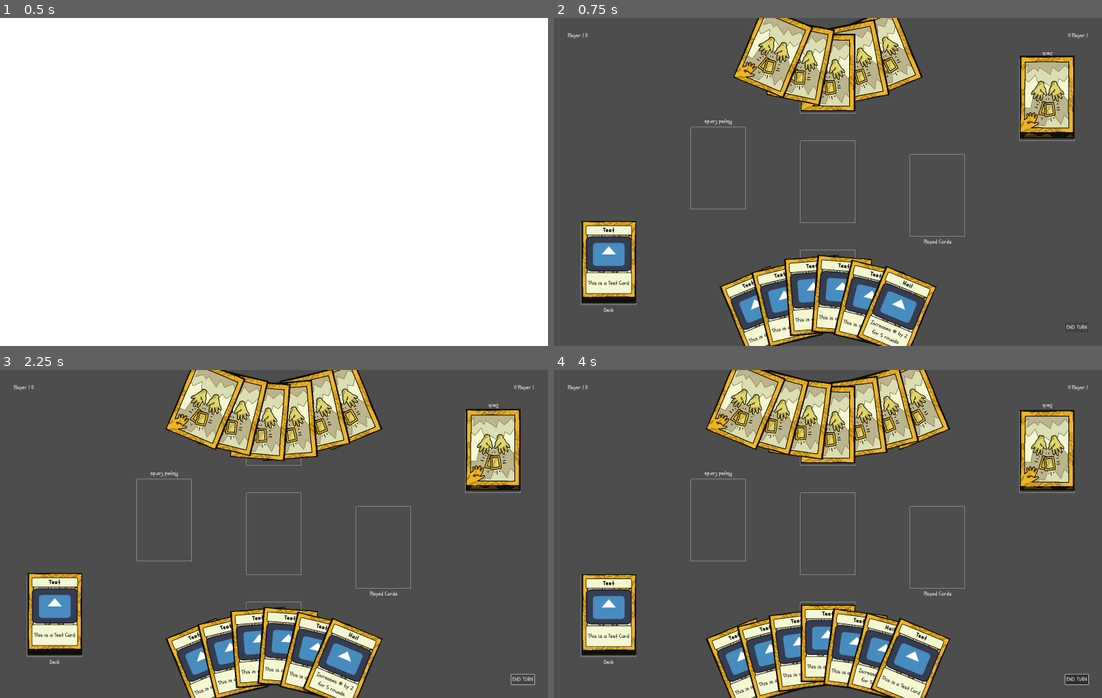
Above: before the commit, frames 1-4 (two rows, left to right).
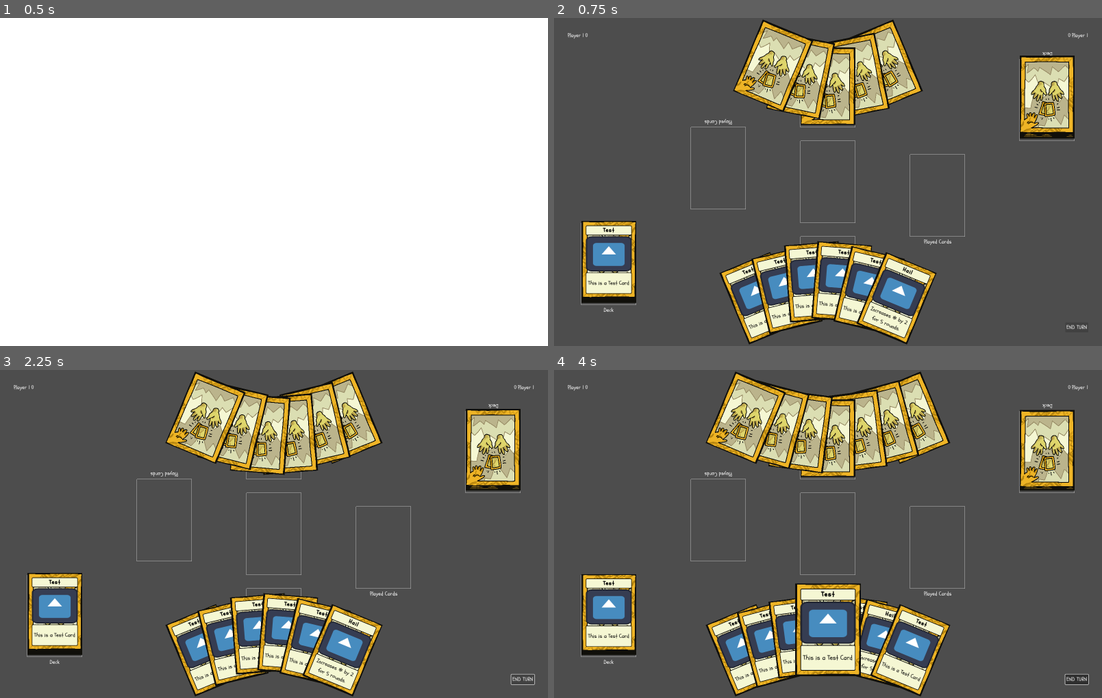
Above: after the commit, the same moments.

Repository: team-fow/hackathon
Game: Godot game, scene res://scenes/game/game.tscn
The game is run twice, just before and just after one commit, with the same random seed, the same clock (stepped at 60 frames per second) and the same inputs. The engine's default icon, where the game draws it, is replaced by a stand-in: a white triangle on a blue panel in a dark square.
Inputs (mouse positions are in pixels of both pictures, inside the frame that each line leads up to):
- Up to frame 1 (0.5 s): no input
- Up to frame 2 (0.75 s): click "END TURN" at 0.5 s
- Up to frame 3 (2.25 s): click "END TURN" at 1.25 s; click "END TURN" at 2 s
- Up to frame 4 (4 s): tap Enter at 2.75 s; drag from (762, 665) to (882, 461) at 2.77 s; tap Space at 3.5 s; drag from (866, 412) to (800, 599) at 3.52 s

Frame 1 is identical in both runs. In frame 2, 17% of the frame differs, in the area x 30-70%, y 0-100%; in frame 3, 18%; in frame 4, 21%, in the area x 27-73%, y 0-100%.

Commit message:
cards unrotate when hovered

Diff:
--- a/scenes/card_list/hand.gd
+++ b/scenes/card_list/hand.gd
@@ -70,6 +70,9 @@
 		card.z_index = mouse_inside
 		card.scale = HOVERED_CARD_SCALE if mouse_inside else Vector2.ONE
 
+		if mouse_inside: _tween_card(card, card.position, 0)
+		else: _order_cards()
+
 
 
 # modifying list
--- a/scenes/player/player.tscn
+++ b/scenes/player/player.tscn
@@ -10,7 +10,7 @@
 script = ExtResource("1_g6b4q")
 
 [node name="Hand" type="Node2D" parent="."]
-position = Vector2(0, 400)
+position = Vector2(0, 350)
 script = ExtResource("2_jjdp4")
 
 [node name="Deck" type="Node2D" parent="."]
